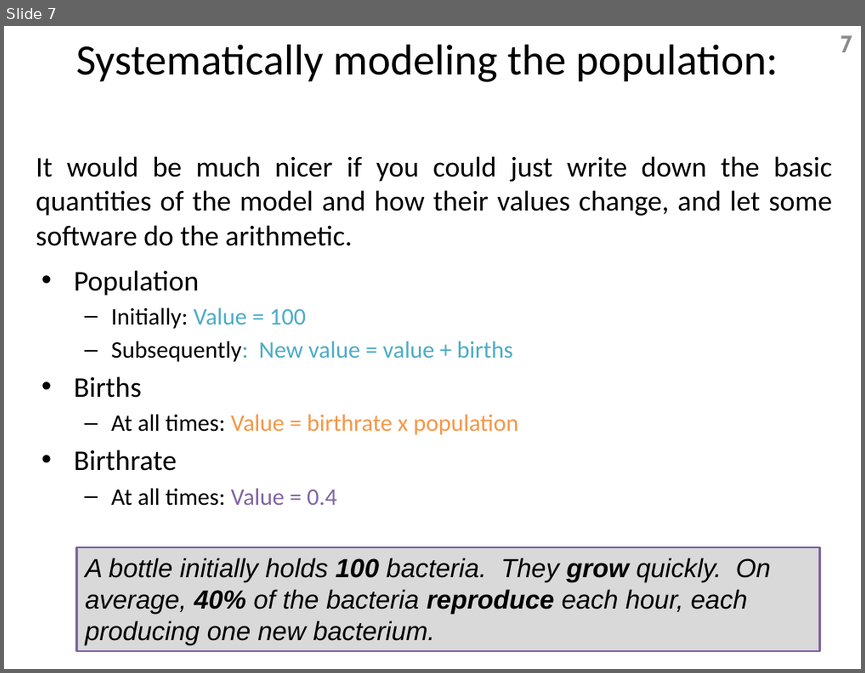
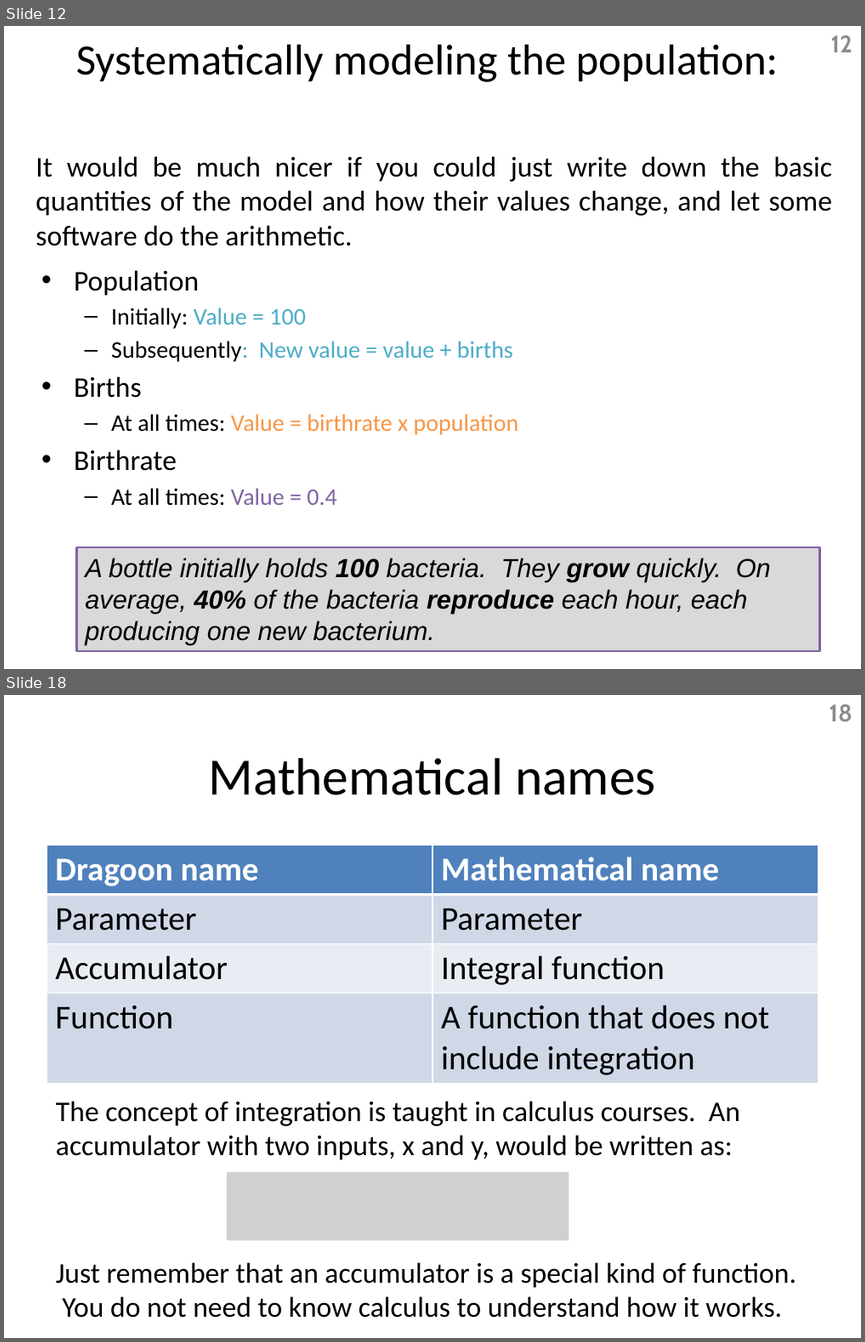
Before and after one commit to Dragoon-Lab/LaitsV3, a slide deck: help/IntroductionSlides.pptx. Shown one above the other, each under a label of ours: slide 7 before the commit, slides 12 and 18 after it; the slides between them are not shown. The pictures are 865x673 and 865x1342 pixels, drawn with LibreOffice and Linux fonts; fonts in the diff are those of the drawing; grey boxes stand for pictures. Boxes give left, top, right and bottom in pixels: in the first picture for what was removed or moved away, otherwise in the second. Text is boxed around its words. In the diff, an @@ line names an element or a change of style, - is before the commit and + after.

```diff
--- a/help/IntroductionSlides.pptx
+++ b/help/IntroductionSlides.pptx
@@ slide 18 added at [4, 695, 861, 1338], background #FFFFFF @@
@@ page number added at [829, 704, 852, 722], 20 pt, text #8C8C8C, bold @@
+18
@@ title added at [208, 758, 656, 795], 44 pt, text #000000 @@
+Mathematical names
@@ table added at [46, 845, 818, 1079], 4 rows, 2 columns @@
+Dragoon name | Mathematical name
+Parameter | Parameter
+Accumulator | Integral function
+Function | A function that does not include integration
@@ text added at [56, 1100, 740, 1160], 24 pt, text #000000 @@
+The concept of integration is taught in calculus courses. An accumulator with two inputs, x and y, would be written as:
@@ picture added at [227, 1171, 568, 1240] @@
@@ text added at [56, 1262, 796, 1317], 24 pt, text #000000 @@
+Just remember that an accumulator is a special kind of function. You do not need to know calculus to understand how it works.
@@ what was slide 7 is now slide 12 @@
@@ page number at [831, 35, 852, 52]: text changed @@
-7
+12
```
Also in this commit, not shown: 4 slides changed, 12 other slides added, 64 slides removed, 10 other files.
